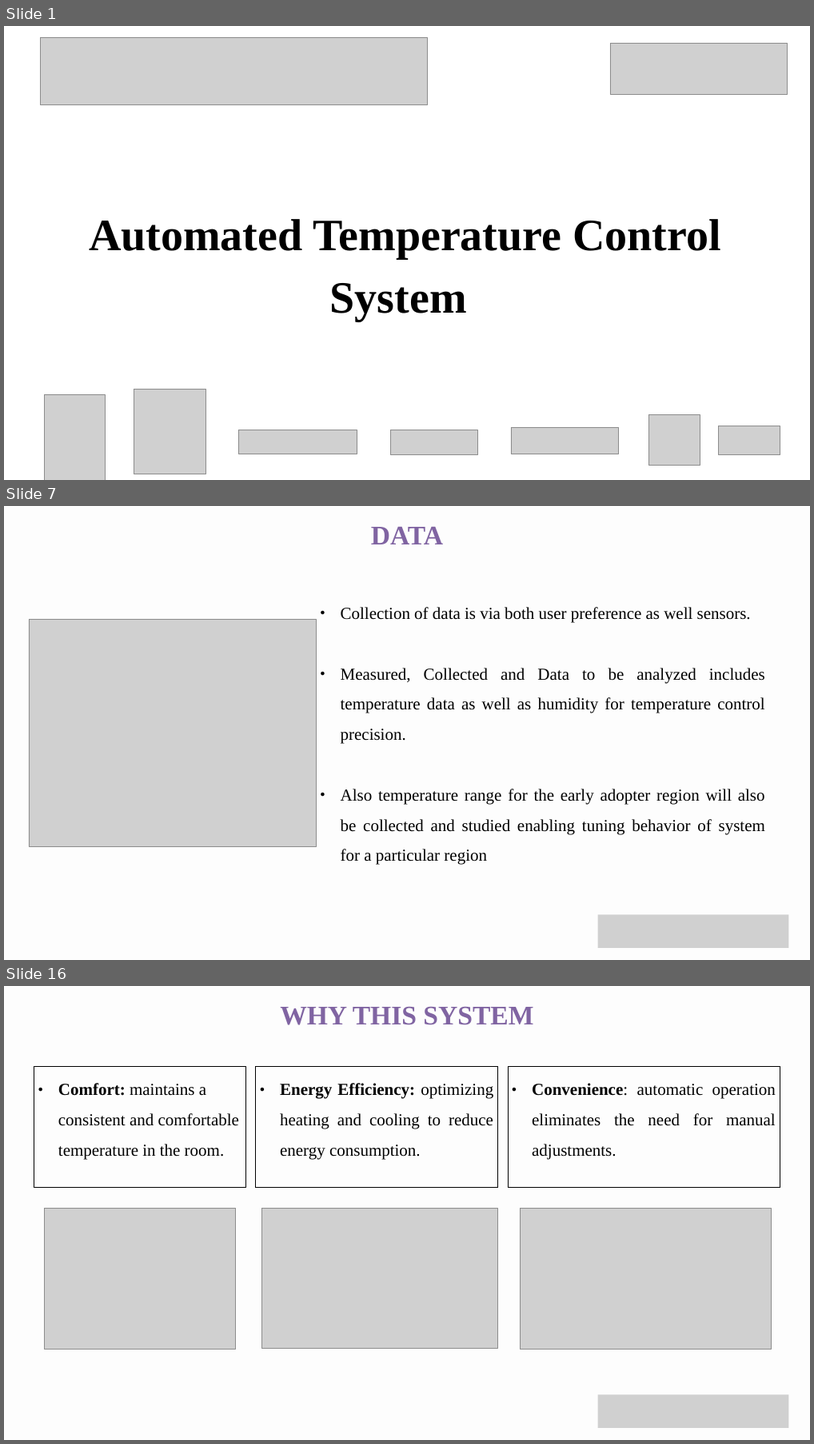
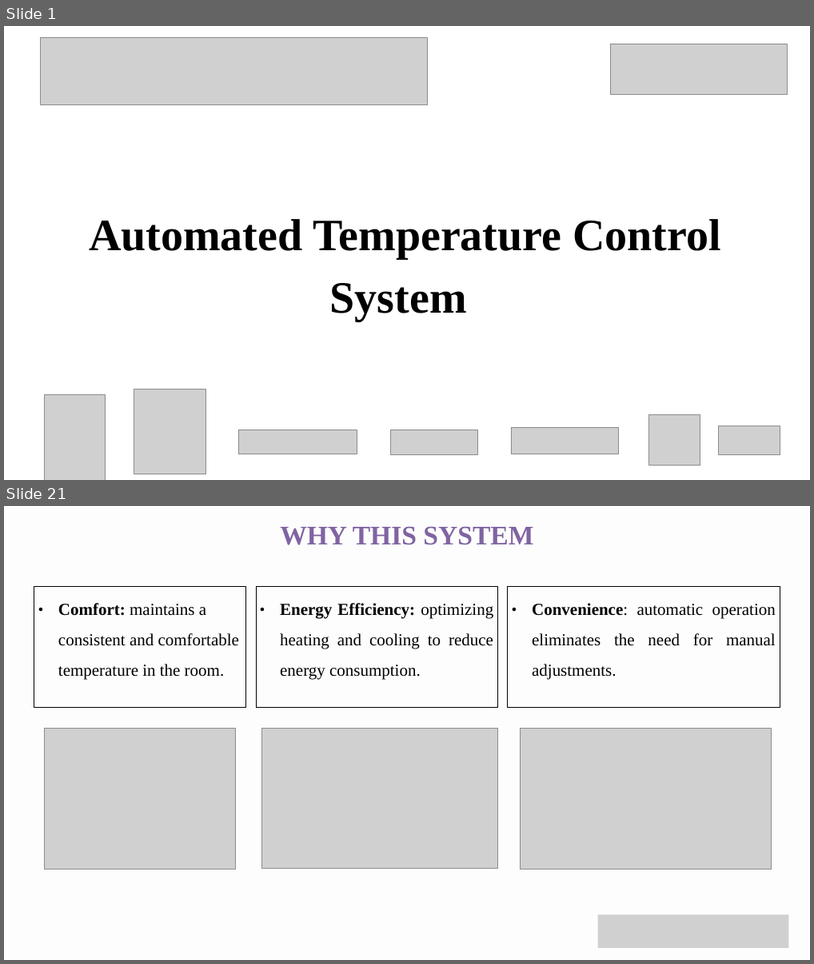
Before and after one commit to arc1o1/Automated_Temperature_Control_System, a slide deck: 02_documentation/Automated_Temperature_Control_System_GIP_Project_Implementation_Presentation.pptx. Shown one above the other, each under a label of ours: slides 1, 7 and 16 before the commit, slides 1 and 21 after it; the slides between them are not shown. The pictures are 814x1444 and 814x964 pixels, drawn with LibreOffice and Linux fonts; fonts in the diff are those of the drawing; grey boxes stand for pictures. Boxes give left, top, right and bottom in pixels: in the first picture for what was removed or moved away, otherwise in the second. Text is boxed around its words. In the diff, an @@ line names an element or a change of style, - is before the commit and + after.

```diff
--- a/02_documentation/Automated_Temperature_Control_System_GIP_Project_Implementation_Presentation.pptx
+++ b/02_documentation/Automated_Temperature_Control_System_GIP_Project_Implementation_Presentation.pptx
@@ slide 7 removed at [4, 506, 810, 960], background #FDFDFD @@
@@ text removed at [371, 527, 443, 544] @@
-DATA
@@ picture removed at [29, 620, 316, 847] @@
@@ text removed at [341, 607, 766, 864] @@
-● Collection of data is via both user preference as well sensors.
-● Measured, Collected and Data to be analyzed includes temperature data as well as humidity for temperature control precision.
-● Also temperature range for the early adopter region will also be collected and studied enabling tuning behavior of system for a particular region
@@ picture removed at [598, 915, 789, 948] @@
@@ what was slide 16 is now slide 21 @@
```
Also in this commit, not shown: 8 slides changed, 12 slides added, 6 other slides removed, 4 other files.
